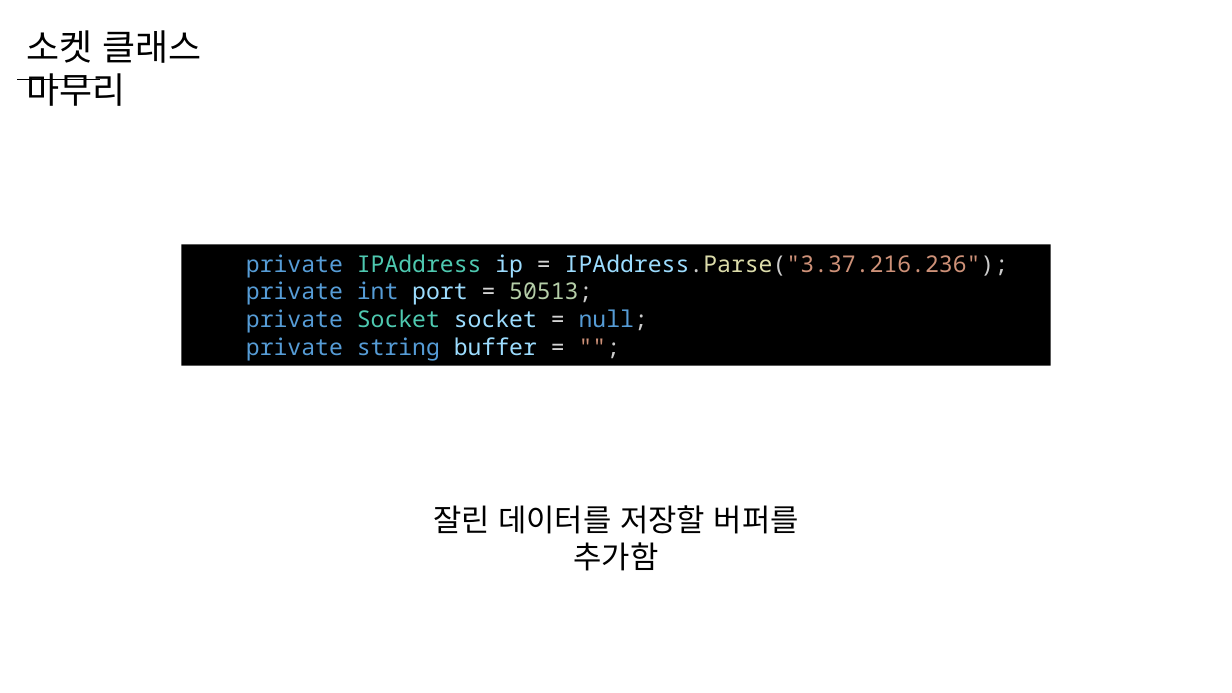
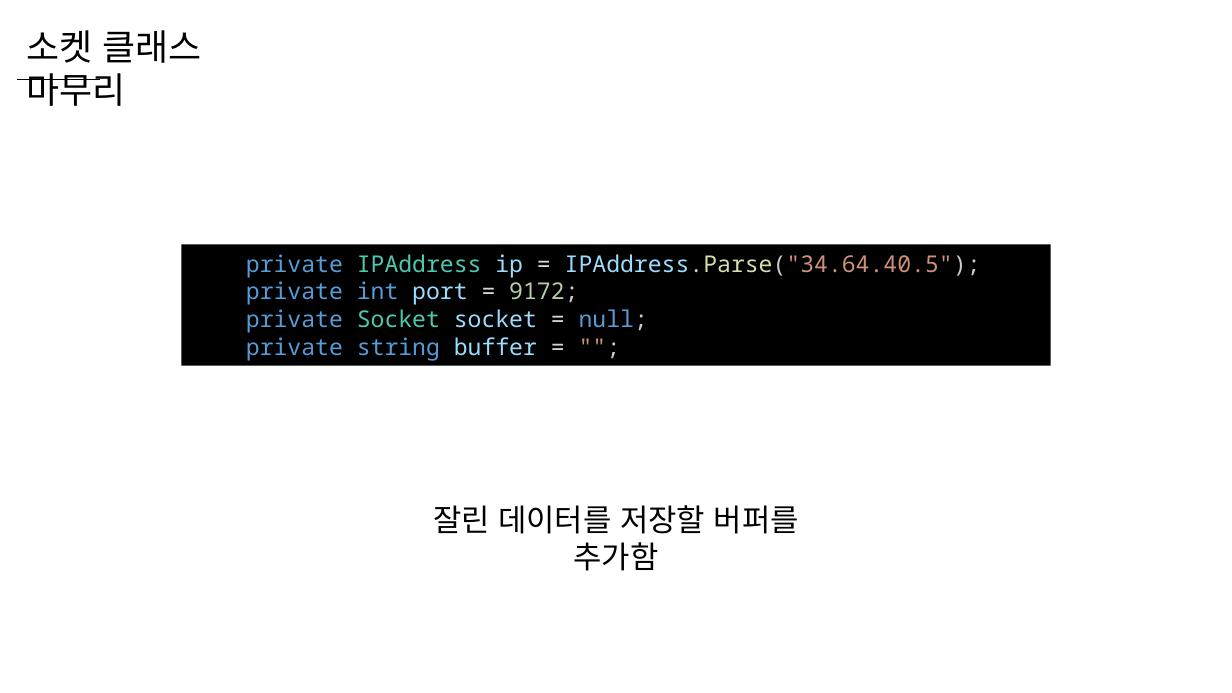
Before and after one commit to WooLyung/2023-Unity-Lecture, a slide deck: slide 34 of Day 2.pptx. Drawn at 1232x693 pixels with LibreOffice and Linux fonts; fonts in the diff are those of the drawing. Boxes give left, top, right and bottom in pixels: in the first picture for what was removed or moved away, otherwise in the second. Text is boxed around its words. In the diff, an @@ line names an element or a change of style, - is before the commit and + after.

```diff
--- a/Day 2.pptx
+++ b/Day 2.pptx
@@ text in rectangle at [246,254,981,305]: text changed @@
-private IPAddress ip = IPAddress.Parse("3.37.216.236");
-private int port = 50513;
+private IPAddress ip = IPAddress.Parse("34.64.40.5");
+private int port = 9172;
```
Also in this commit, not shown: 1 other slide changed, 24 other files.
